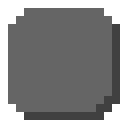
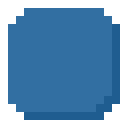
The second (128, 128) image is a revision of the first. Changes to its layers:
"Layer 1": opacity 100% → 49% over left=8, top=8, right=120, bottom=120
added layer "Layer 2" over left=8, top=8, right=120, bottom=120
